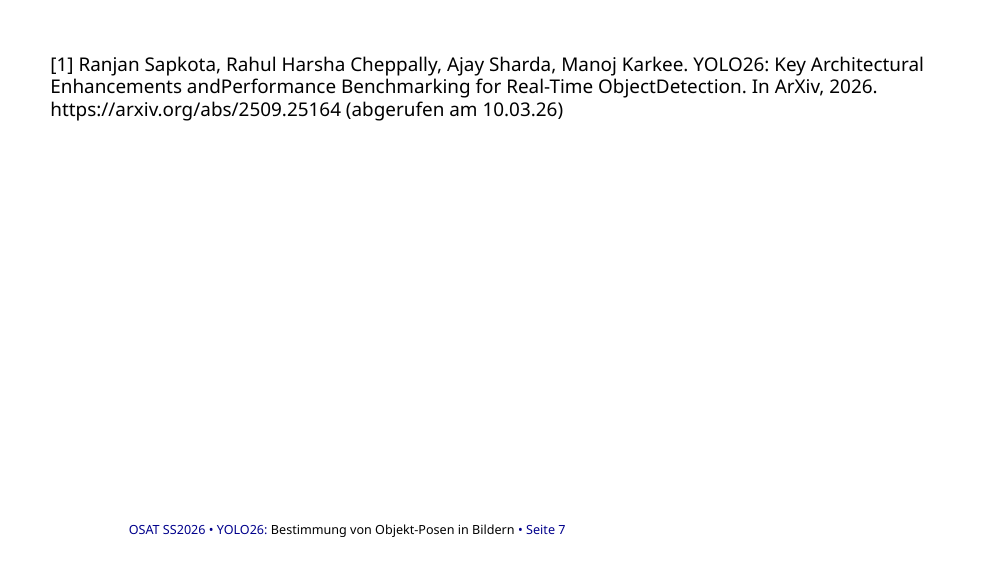
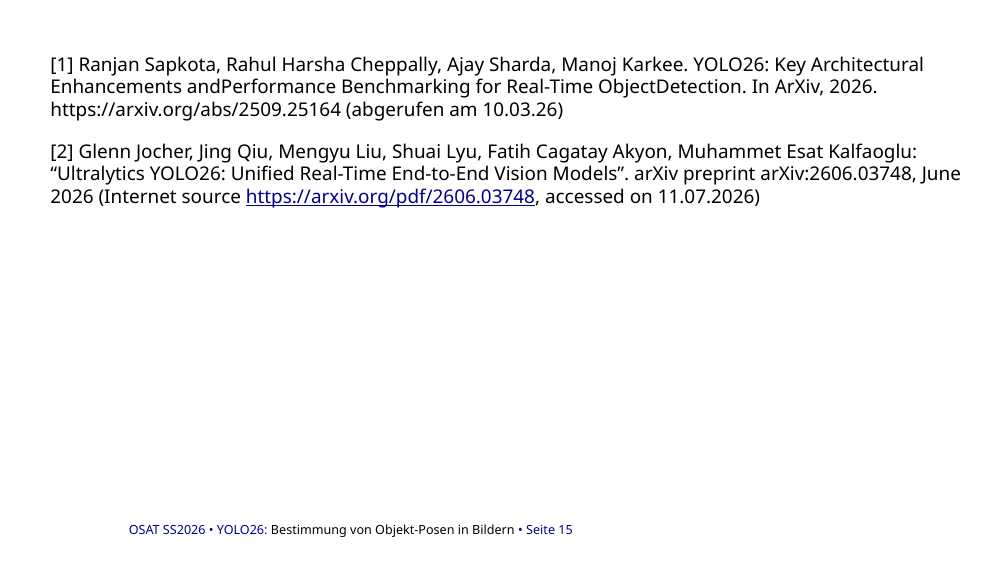
Before and after one commit to danhcon123/yolo_pose_estimation, a slide deck: slide 15 of docu/Verteidigung.pptx (slide 7 before the commit). Drawn at 1008x567 pixels with LibreOffice and Linux fonts; fonts in the diff are those of the drawing; background and template pictures are left out. Boxes give left, top, right and bottom in pixels: in the first picture for what was removed or moved away, otherwise in the second. Text is boxed around its words. In the diff, an @@ line names an element or a change of style, - is before the commit and + after.

```diff
--- a/docu/Verteidigung.pptx
+++ b/docu/Verteidigung.pptx
@@ text at (x1=50, y1=143, x2=961, y2=208): paragraph added @@
+[2] Glenn Jocher, Jing Qiu, Mengyu Liu, Shuai Lyu, Fatih Cagatay Akyon, Muhammet Esat Kalfaoglu: “Ultralytics YOLO26: Unified Real-Time End-to-End Vision Models”. arXiv preprint arXiv:2606.03748, June 2026 (Internet source https://arxiv.org/pdf/2606.03748, accessed on 11.07.2026)
@@ text at (x1=129, y1=524, x2=572, y2=537): text changed @@
-OSAT SS2026 • YOLO26: Bestimmung von Objekt-Posen in Bildern • Seite 7
+OSAT SS2026 • YOLO26: Bestimmung von Objekt-Posen in Bildern • Seite 15
```
Also in this commit, not shown: 1 other slide changed, 8 slides added, 2 other files.
